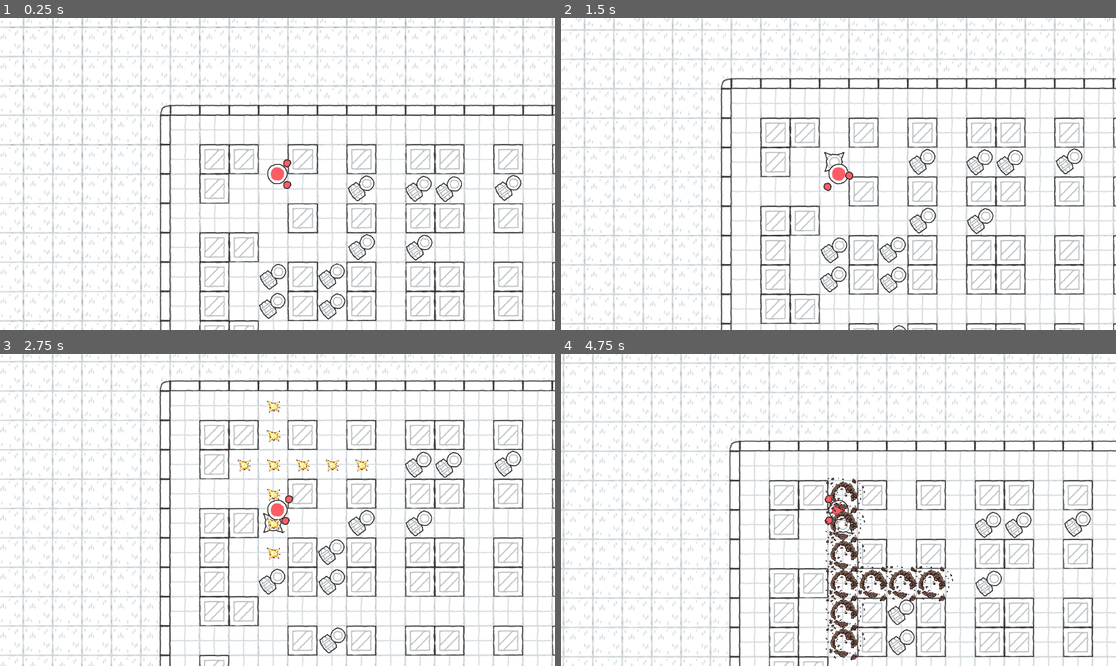
Above: before the commit, frames 1-4 (two rows, left to right).
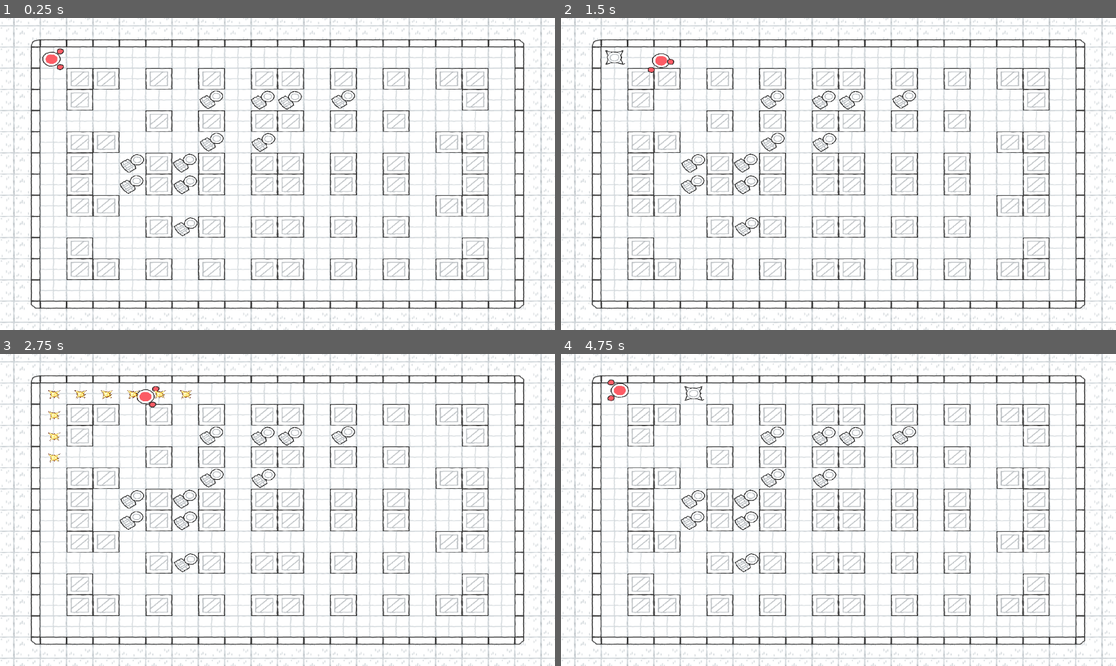
Above: after the commit, the same moments.

Repository: neitmaere/bombknights
Game: Godot game, scene res://scenes/levels/game.tscn
Two runs of this game, one before a commit and one after it. Both use one fixed random seed, a clock stepped at 60 frames per second and the inputs below.
Inputs:
- Up to frame 1 (0.25 s): no input
- Up to frame 2 (1.5 s): tap Enter at 0.5 s; hold D (right) 0.53-1.28 s; tap Space (bomb) at 0.6 s; hold S (down) from 1.28 s (still down); tap Shift (slide) at 1.35 s
- Up to frame 3 (2.75 s): release S (down) at 2.03 s; hold D (right) from 2.03 s (still down); tap Space (bomb) at 2.1 s
- Up to frame 4 (4.75 s): release D (right) at 2.78 s; hold W (up) 2.78-3.53 s; tap Shift (slide) at 2.85, 4.35 s; hold A (left) from 3.53 s (still down); tap Space (bomb) at 3.6 s

The runs differ from the first frame. In frame 1, 33% of the frame differs, in the area x 0-100%, y 0-100%; in frame 2, 33%; in frame 3, 34%; in frame 4, 34%.

Commit message:
added gam cam

Diff:
--- /dev/null
+++ b/scenes/game_cam.gd
@@ -0,0 +1,32 @@
+extends Camera2D
+
+@export var tile_map: TileMapLayer  # Verknüpfe die TileMap im Inspector
+
+func _ready():
+	adjust_camera()
+	get_viewport().size_changed.connect(_on_viewport_resized)  # Event für Fenstergröße-Änderung
+
+func _on_viewport_resized():
+	adjust_camera()
+
+func adjust_camera():
+	if not tile_map:
+		return
+
+	# Spielfeldgröße in Pixeln berechnen
+	var used_rect = tile_map.get_used_rect()
+	var tile_size = tile_map.tile_set.tile_size
+	var field_size = used_rect.size * tile_size
+
+	# Fenstergröße holen
+	var screen_size = get_viewport_rect().size
+
+	# Berechne den optimalen Zoom basierend auf Spielfeld- und Fenstergröße
+	var zoom_x = screen_size.x / field_size.x
+	var zoom_y = screen_size.y / field_size.y
+
+	# Verwende den kleineren Zoom-Faktor, um das ganze Spielfeld sichtbar zu machen
+	zoom = Vector2(zoom_x, zoom_y) * 0.95  # 0.95 für etwas Rand
+
+	# Setze die Kamera in die Mitte des Spielfelds
+	position = used_rect.position * tile_size + field_size / 2
--- /dev/null
+++ b/scenes/game_cam.tscn
@@ -0,0 +1,6 @@
+[gd_scene load_steps=2 format=3 uid="uid://dhdjd4xwtyhma"]
+
+[ext_resource type="Script" path="res://scenes/game_cam.gd" id="1_2jf08"]
+
+[node name="GameCam" type="Camera2D"]
+script = ExtResource("1_2jf08")
--- a/scenes/levels/game.tscn
+++ b/scenes/levels/game.tscn
@@ -1,10 +1,11 @@
-[gd_scene load_steps=10 format=4 uid="uid://c1tfl3q6uctm8"]
+[gd_scene load_steps=11 format=4 uid="uid://c1tfl3q6uctm8"]
 
 [ext_resource type="PackedScene" uid="uid://wd1tl2khkiwa" path="res://scenes/players/character.tscn" id="1_3s725"]
 [ext_resource type="Script" path="res://scenes/game.gd" id="1_6thhe"]
 [ext_resource type="PackedScene" uid="uid://b4wh7ogiy5nyk" path="res://scenes/bombs/base_bomb.tscn" id="2_7dt4y"]
 [ext_resource type="Texture2D" uid="uid://ckltyoihass8p" path="res://graphics/tilesheet/tilesheet@2.png" id="2_ipowd"]
 [ext_resource type="PackedScene" uid="uid://3g5cgs60sglf" path="res://scenes/objects/barrel.tscn" id="5_c168y"]
+[ext_resource type="PackedScene" uid="uid://dhdjd4xwtyhma" path="res://scenes/game_cam.tscn" id="6_thywv"]
 
 [sub_resource type="TileSetAtlasSource" id="TileSetAtlasSource_bh24k"]
 texture = ExtResource("2_ipowd")
@@ -67,7 +68,7 @@
 tile_set = SubResource("TileSet_tjmvw")
 
 [node name="Character" parent="." instance=ExtResource("1_3s725")]
-position = Vector2(444, 244)
+position = Vector2(52, 70)
 
 [node name="Barrels" type="Node2D" parent="."]
 
@@ -103,3 +104,6 @@
 
 [node name="Barrel11" parent="Barrels" instance=ExtResource("5_c168y")]
 position = Vector2(673, 1037)
+
+[node name="GameCam" parent="." node_paths=PackedStringArray("tile_map") instance=ExtResource("6_thywv")]
+tile_map = NodePath("../Level/Walls")
--- a/scenes/players/character.tscn
+++ b/scenes/players/character.tscn
@@ -146,6 +146,3 @@
 }
 autoplay = "run"
 speed_scale = 4.0
-
-[node name="Camera2D" type="Camera2D" parent="."]
-zoom = Vector2(0.5, 0.5)
